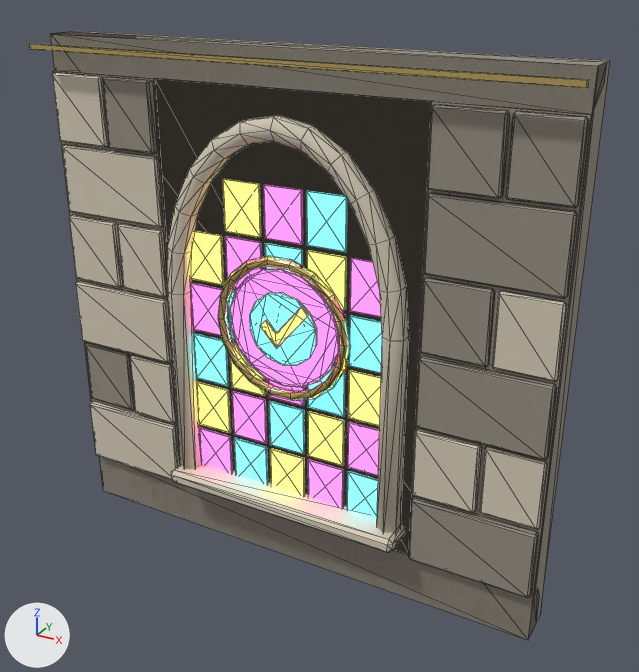
The glTF model maze3d/kits/basilica/models/wall_bb_glass.glb: old version first, new version second.
One viewpoint serves both versions: a 50 mm lens placed at (3.08, -5.11, 4.59), pointed at (0.21, 0.13, 1.97). The axes (+X, +Y, +Z) are drawn at lower left. The lights are the same throughout. The picture after the commit comes second. Mesh edges are drawn as thin lines. Vertices at exactly the same position are counted once.

Names of what the first picture shows: 'wall_bb_glass'.
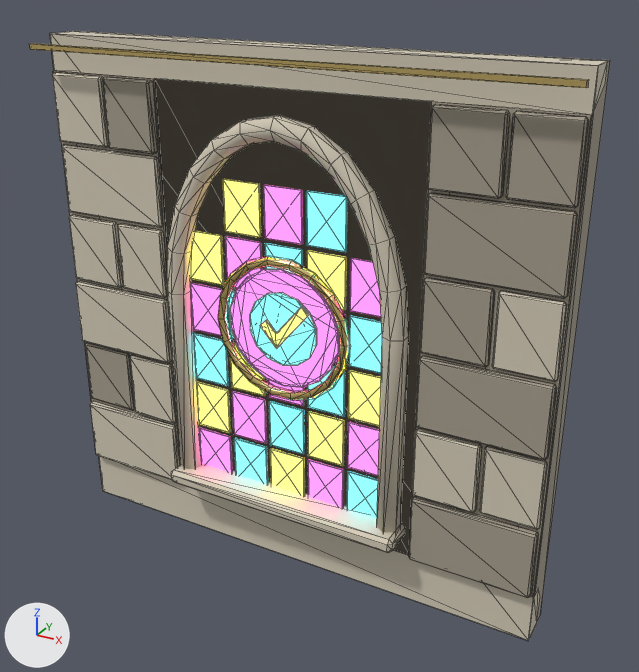
What differs and where, as boxes (x1, y1, x2, y2) in the pictures (639 x 672 px; the box of a moved part takes in the faces that stretch with it):
```json
{"object": "wall_bb_glass", "change": "reshaped", "before": [29, 31, 610, 640], "after": [29, 31, 610, 641]}
{"part": 1, "of": "me_wall", "change": "moved or reshaped", "before": [99, 457, 525, 639], "after": [99, 456, 528, 641]}
```

Scene script edits in JSON lines:
```json
{"block": "me_wall", "where": "# used by ob_wall_bb_glass; location = (0.0, 0.0, 0.0)"}
{"op": "remove", "block": "me_wall", "code": "me_wall.from_pydata(...)  # 993 vertices, 1756 faces; spans x -2.0..2.0, y -0.25..0.3, z 0.0..4.0"}
{"op": "add", "block": "me_wall", "code": "me_wall.from_pydata(...)  # 994 vertices, 1756 faces; spans x -2.0..2.0, y -0.25..0.3, z 0.0..4.0"}
{"block": "me_wall", "change": "me_wall part 1"}
{"block": "me_wall", "change": "5 faces are deleted"}
{"block": "me_wall", "change": "1 vertex is added at (-2.0, 0.0, 0.0)"}
{"block": "me_wall", "change": "5 new faces join them, mat_lime (pale yellow #d4cbb8)"}
```
